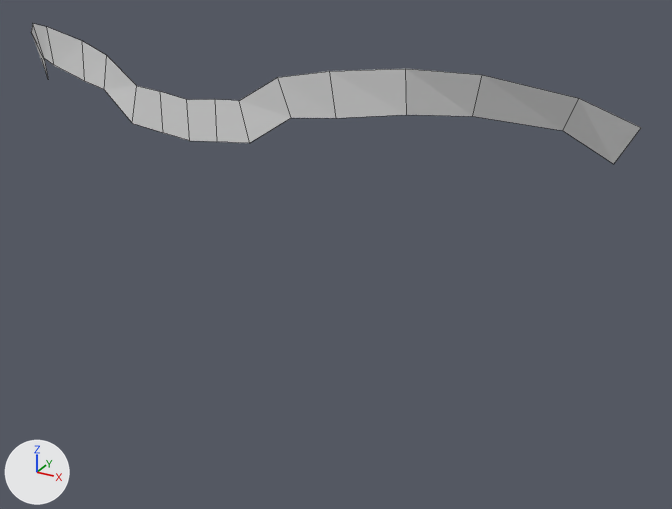
Two versions of the Blender file BlendFilesForUnity/G_head.blend, one commit apart.
Before and after are seen from a 50 mm camera at (-0.97, -1.78, 1.34) aimed at (-2.33, 0.69, 0.11). Lighting does not change. The marker at lower left points along +X, +Y and +Z. Mesh edges are drawn as thin lines.
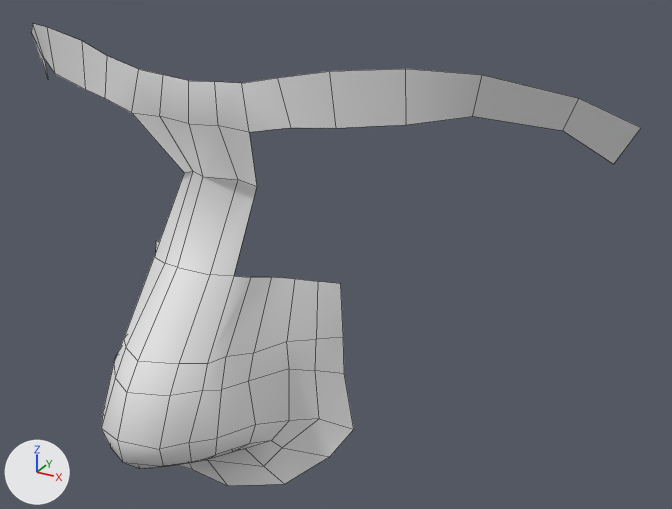
Changed parts and their boxes [x1, y1, x2, y2] in the pictures (672 x 509 px):
'Plane', reshaped (228% taller)
    before: [31, 24, 641, 164]
    after: [31, 24, 641, 486]
part 1 of me_plane, built on
    before: [104, 56, 291, 143]
    after: [101, 56, 354, 486]
part 2 of me_plane, shading changed
    before: [43, 26, 470, 118]
    after: [43, 26, 470, 128]

What the commit changed:
me_plane is used by ob_plane; location (-2.682, 0.0, 0.677); rotation (1.571, 0.0, 0.0), in degrees (90, 0, 0); scale (0.206, 0.206, 0.206).
me_plane had 18 vertices, 8 faces and spanned x 0.0..5.87, y -1.03..0.54, z -4.87..-1.98.
me_plane now has 83 vertices, 62 faces and spans x 0.0..5.87, y -6.38..0.53, z -4.87..0.17.
Part 1, on me_plane:
3 vertices are removed from x 0.0..1.07, y -0.76..-0.64, z -1.98.
3 faces are deleted.
3 vertices in x 1.69..3.2, y -0.22..-0.1, z -2.61..-2.11 move by (0.0, -0.14, 0.0).
3 vertices move from x 0.0..0.92, y -0.14..-0.05, z -1.98 to x 0.0..0.92, y 0.12..0.19, z -2.05.
68 vertices are added at x 0.0..2.25, y -6.38..-0.47, z -3.23..0.17.
57 new faces join them.
me_plane part 2: 5 kept faces spanning x 1.52..5.87, y -1.03..0.53, z -4.87..-2.06 are now shaded smooth.
